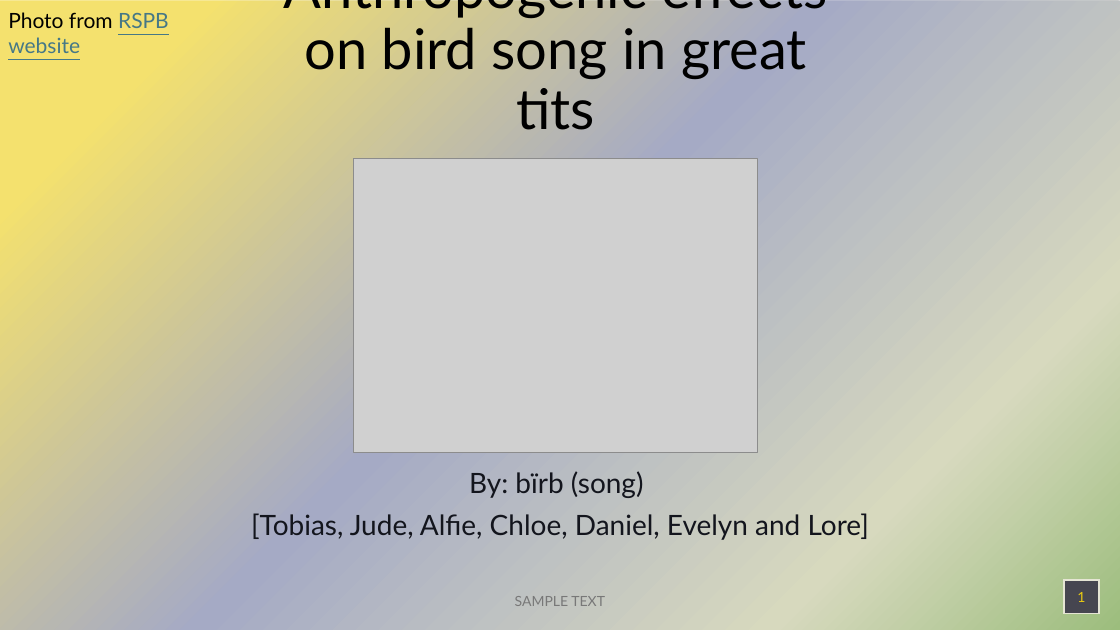
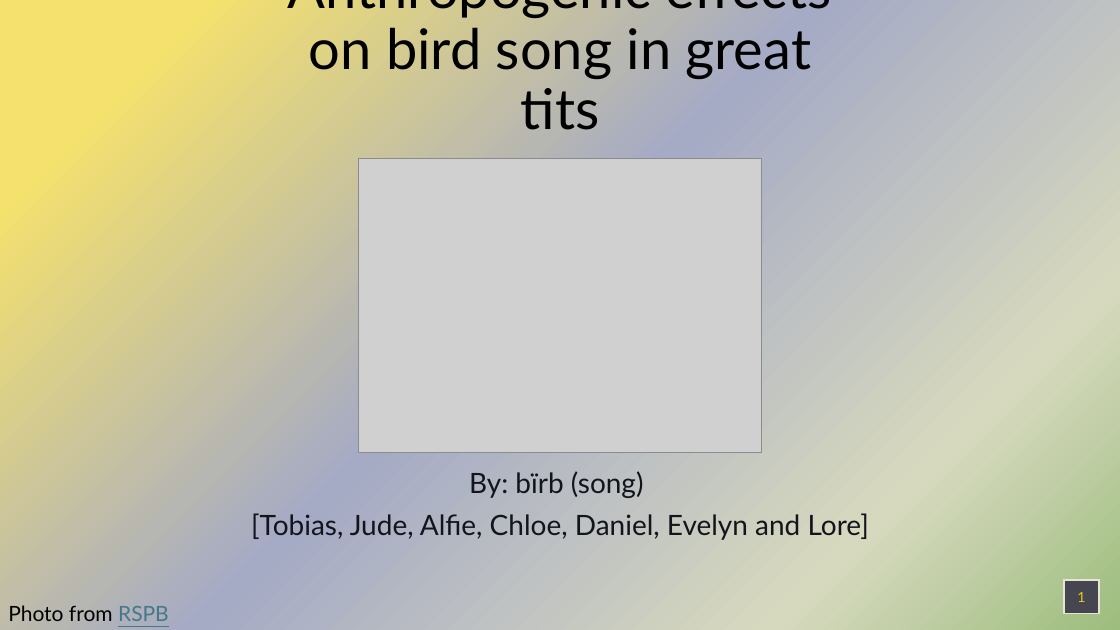
Before and after one commit to tobiasnunn/tnunn_research, a slide deck: slide 1 of BSX2021/Group_proj/Birdpres_theme_test.pptx. Drawn at 1120x630 pixels with LibreOffice and Linux fonts; fonts in the diff are those of the drawing; grey boxes stand for pictures. Boxes give left, top, right and bottom in pixels: in the first picture for what was removed or moved away, otherwise in the second. Text is boxed around its words. In the diff, an @@ line names an element or a change of style, - is before the commit and + after.

Commit message:
bit a crab, bit a bird, bit a frog

```diff
--- a/BSX2021/Group_proj/Birdpres_theme_test.pptx
+++ b/BSX2021/Group_proj/Birdpres_theme_test.pptx
@@ title "Anthropogenic effects on bird song ...": place and size @@
-title "Anthropogenic effects on bird song ..." at [283,0,827,130]
+title "Anthropogenic effects on bird song ..." at [288,0,832,130]
@@ picture: place and size @@
-picture at [354,159,758,453]
+picture at [358,159,762,453]
@@ text "Photo from RSPB website" rewrapped from [8,12,169,53] to [8,605,169,621] @@
@@ rectangle removed at [371,581,749,615] @@
@@ text removed at [515,596,605,606] @@
-SAMPLE TEXT
```
Also in this commit, not shown: 9 other slides changed, 10 other files.
